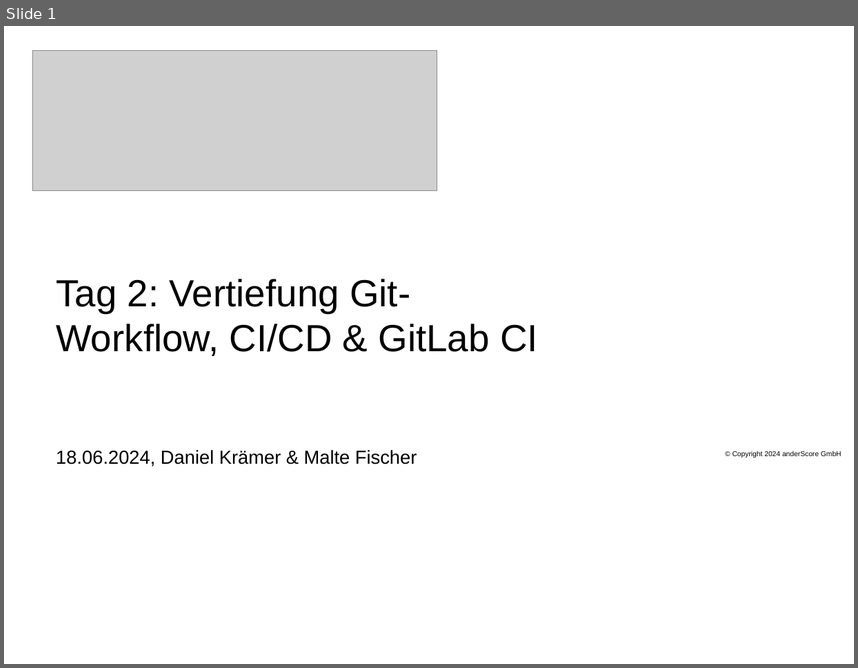
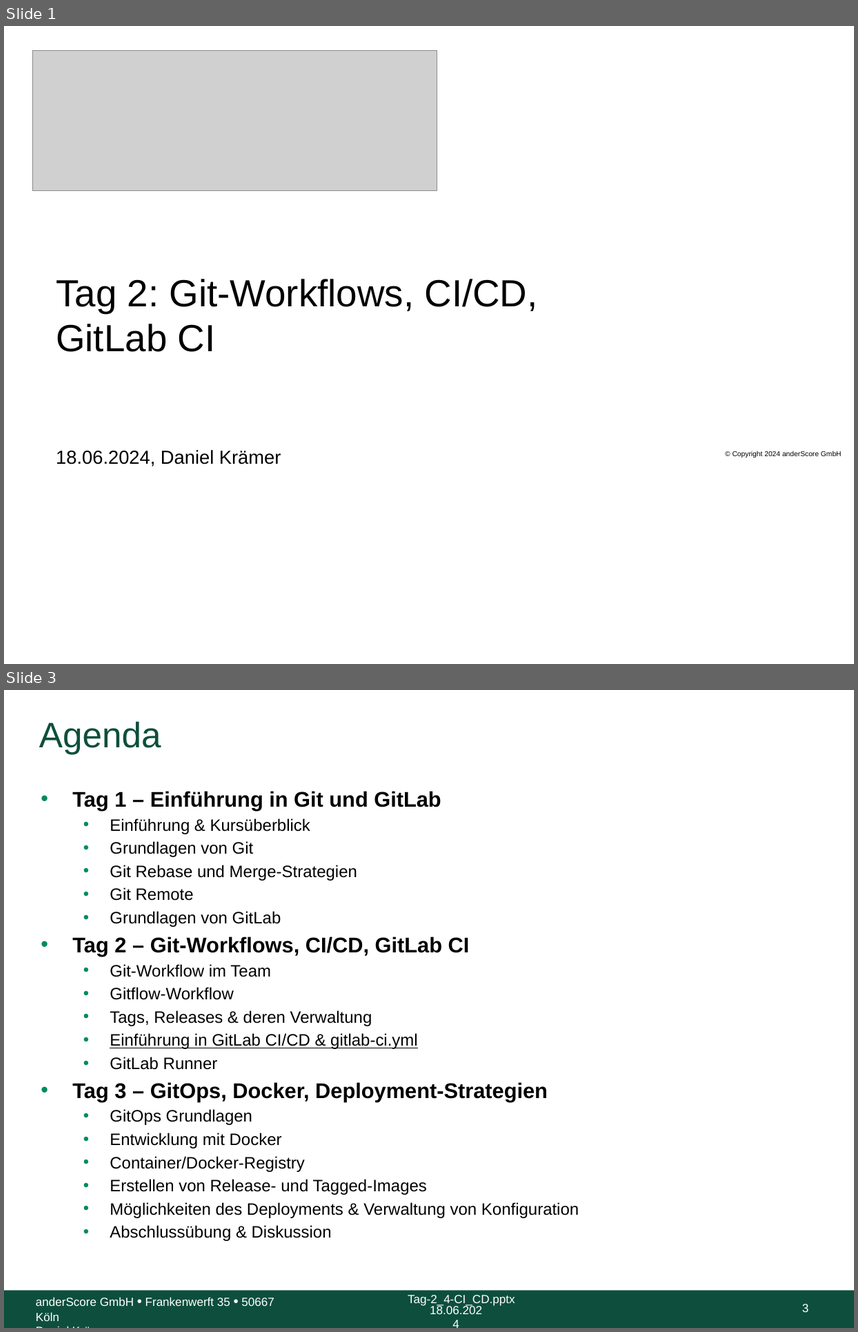
Before and after one commit to anderscore-gmbh/gitlab, a slide deck: slides/Tag-2_4-CI_CD.pptx. Shown one above the other, each under a label of ours: slide 1 before the commit, slides 1 and 3 after it; the slides between them are not shown. The pictures are 858x668 and 858x1332 pixels, drawn with LibreOffice and Linux fonts; fonts in the diff are those of the drawing; grey boxes stand for pictures; background and template pictures are left out. Boxes give left, top, right and bottom in pixels: in the first picture for what was removed or moved away, otherwise in the second. Text is boxed around its words. In the diff, an @@ line names an element or a change of style, - is before the commit and + after.

```diff
--- a/slides/Tag-2_4-CI_CD.pptx
+++ b/slides/Tag-2_4-CI_CD.pptx
@@ slide 3 added at bbox=[4, 690, 854, 1328], background #FFFFFF @@
@@ title added at bbox=[39, 721, 161, 754], 30 pt, text #0D4F3C @@
+Agenda
@@ text added at bbox=[72, 791, 579, 1241], 14 pt, text #000000 @@
+• Tag 1 – Einführung in Git und GitLab
+  • Einführung & Kursüberblick
+  • Grundlagen von Git
+  • Git Rebase und Merge-Strategien
+  • Git Remote
+  • Grundlagen von GitLab
+• Tag 2 – Git-Workflows, CI/CD, GitLab CI
+  • Git-Workflow im Team
+  • Gitflow-Workflow
+  • Tags, Releases & deren Verwaltung
+  • Einführung in GitLab CI/CD & gitlab-ci.yml
+  • GitLab Runner
+• Tag 3 – GitOps, Docker, Deployment-Strategien
+  • GitOps Grundlagen
+  • Entwicklung mit Docker
+  • Container/Docker-Registry
+  • Erstellen von Release- und Tagged-Images
+  • Möglichkeiten des Deployments & Verwaltung von Konfiguration
+  • Abschlussübung & Diskussion
@@ rectangle added at bbox=[4, 1290, 854, 1328], fill #0D4F3C @@
@@ text added at bbox=[36, 1297, 274, 1321], 10 pt, text #FFFFFF @@
+anderScore GmbH • Frankenwerft 35 • 50667 Köln
+Daniel Krämer
@@ text added at bbox=[408, 1294, 515, 1305], 10 pt, text #FFFFFF @@
+Tag-2_4-CI_CD.pptx
@@ text added at bbox=[430, 1304, 482, 1314], 10 pt, text #FFFFFF @@
+18.06.2024
@@ page number added at bbox=[802, 1303, 809, 1312], 10 pt, text #FFFFFF @@
+3
@@ slide 1 changed as well @@
@@ title at bbox=[56, 279, 537, 352]: text changed @@
-Tag 2: Vertiefung Git-Workflow, CI/CD & GitLab CI
+Tag 2: Git-Workflows, CI/CD, GitLab CI
@@ subtitle at bbox=[56, 450, 281, 466]: text changed @@
-18.06.2024, Daniel Krämer & Malte Fischer
+18.06.2024, Daniel Krämer
```
Also in this commit, not shown: 32 other slides changed, 18 other files.
